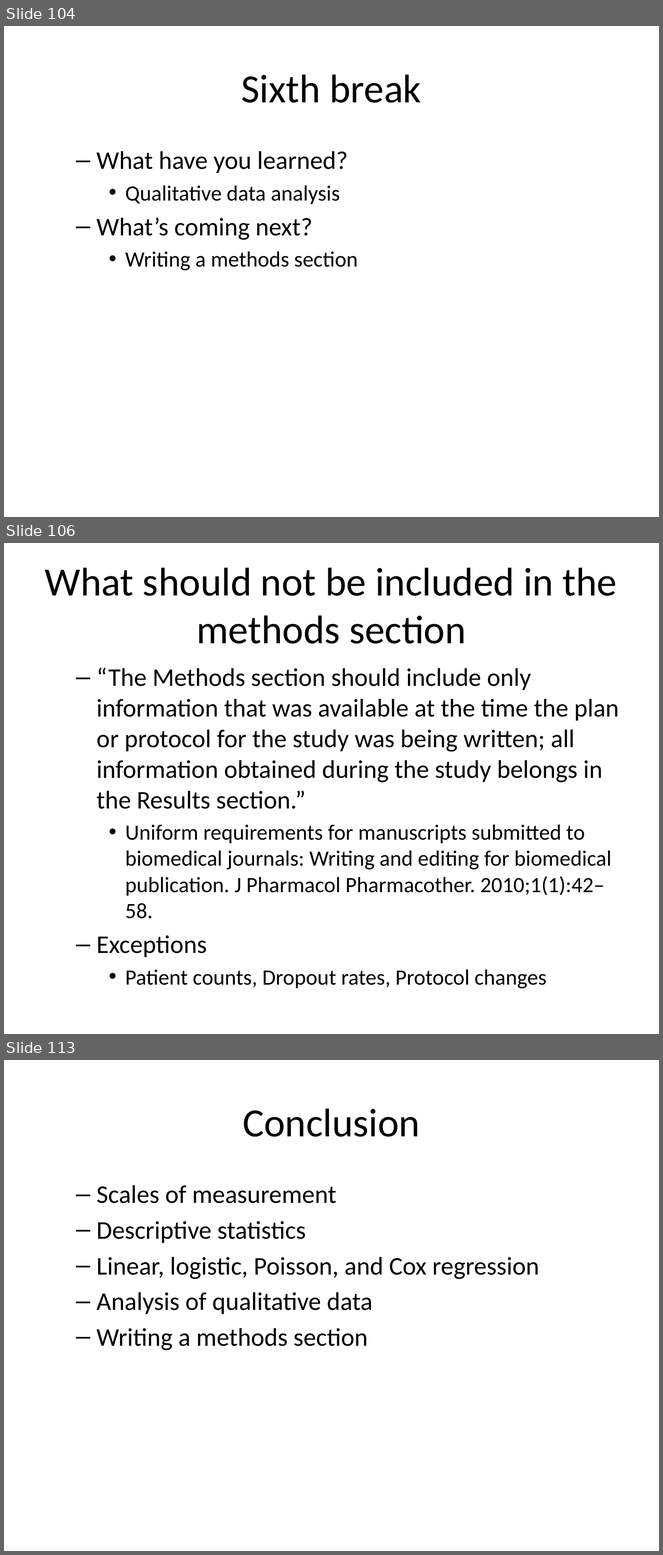
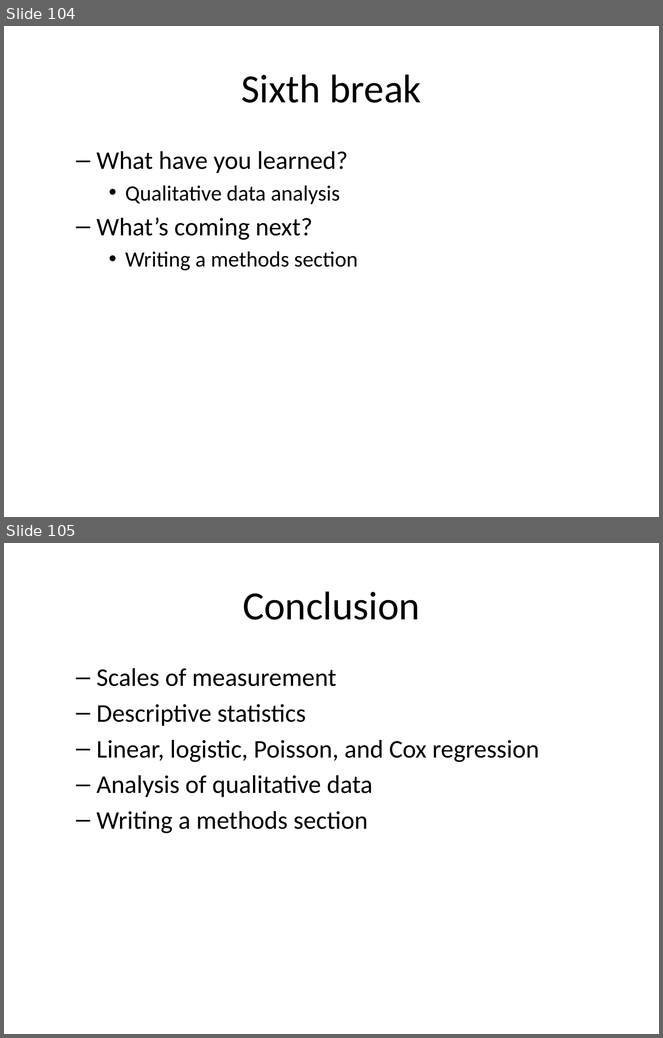
Before and after one commit to pmean/classes, a slide deck: clinical-research-methodology/results/video13-statistical-models.pptx. Shown one above the other, each under a label of ours: slides 104, 106 and 113 before the commit, slides 104 and 105 after it; the slides between them are not shown. The pictures are 663x1555 and 663x1038 pixels, drawn with LibreOffice and Linux fonts; fonts in the diff are those of the drawing. Boxes give left, top, right and bottom in pixels: in the first picture for what was removed or moved away, otherwise in the second. Text is boxed around its words. In the diff, an @@ line names an element or a change of style, - is before the commit and + after.

```diff
--- a/clinical-research-methodology/results/video13-statistical-models.pptx
+++ b/clinical-research-methodology/results/video13-statistical-models.pptx
@@ slide 106 removed at <box>4,543,659,1034</box>, background #FFFFFF @@
@@ title removed at <box>45,567,617,644</box> @@
-What should not be included in the methods section
@@ text removed at <box>97,668,619,989</box> @@
-  – “The Methods section should include only information that was available at the time the plan or protocol for the study was being written; all information obtained during the study belongs in the Results section.”
-    • Uniform requirements for manuscripts submitted to biomedical journals: Writing and editing for biomedical publication. J Pharmacol Pharmacother. 2010;1(1):42–58.
-  – Exceptions
-    • Patient counts, Dropout rates, Protocol changes
@@ what was slide 113 is now slide 105 @@
```
Also in this commit, not shown: 6 slides changed, 7 other slides removed, 2 other files.
